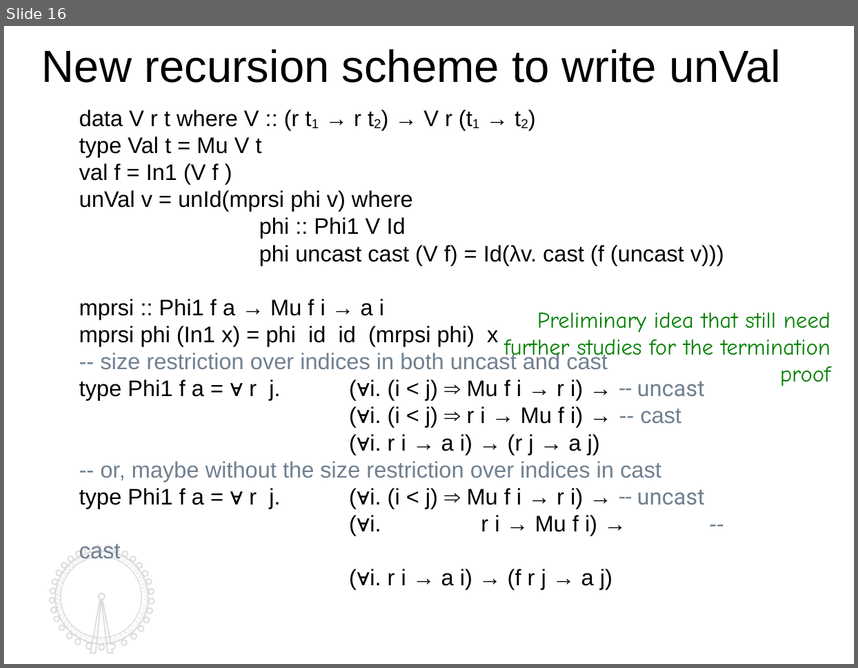
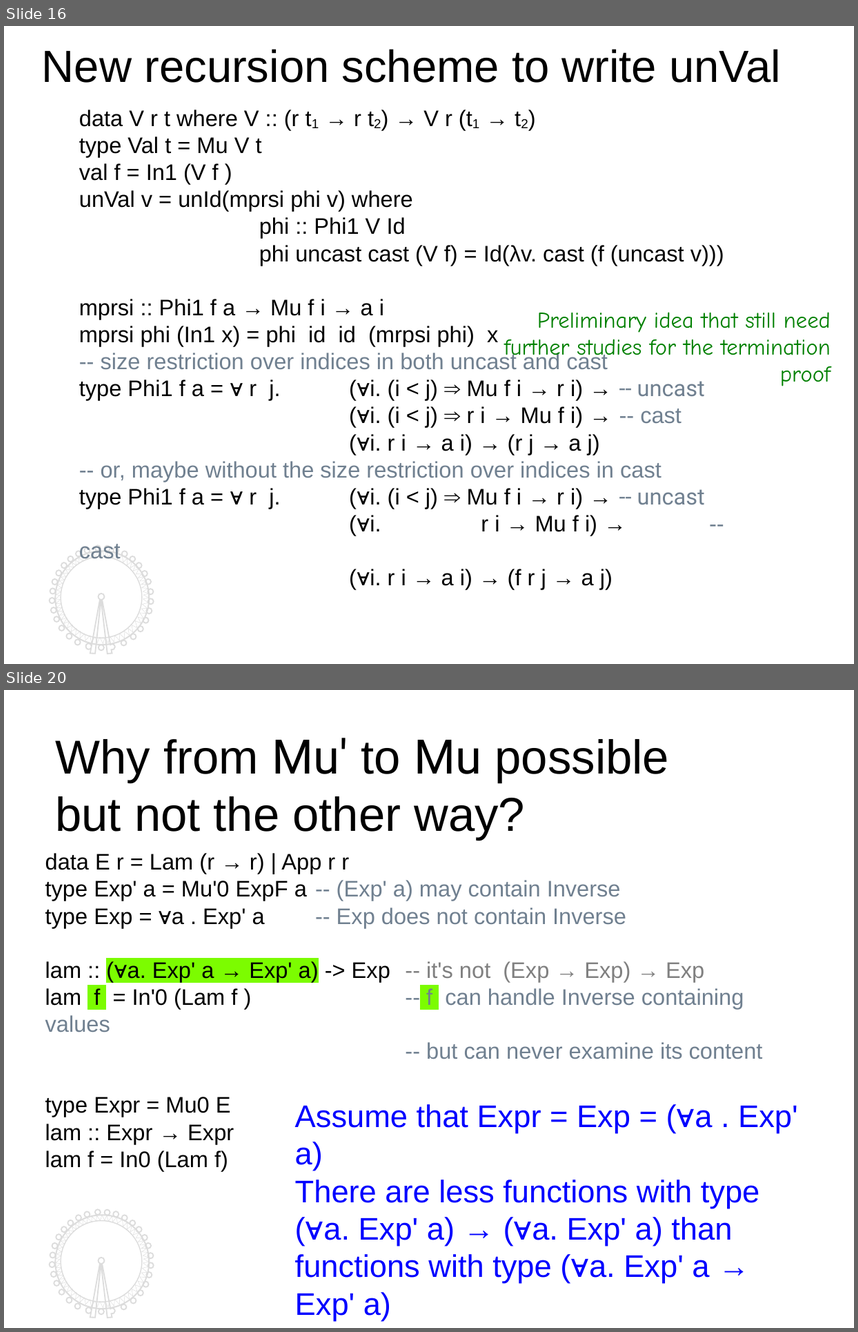
Before and after one commit to kyagrd/naxPapers, a slide deck: draft/TYPES13/ppt/myslide.odp. Shown one above the other, each under a label of ours: slide 16 before the commit, slides 16 and 20 after it; the slides between them are not shown. The pictures are 858x668 and 858x1332 pixels, drawn with LibreOffice and Linux fonts; fonts in the diff are those of the drawing. Boxes give left, top, right and bottom in pixels: in the first picture for what was removed or moved away, otherwise in the second. Text is boxed around its words. In the diff, an @@ line names an element or a change of style, - is before the commit and + after.

```diff
--- a/draft/TYPES13/ppt/myslide.odp
+++ b/draft/TYPES13/ppt/myslide.odp
@@ slide 20 added at [4, 690, 854, 1328], background #FFFFFF; not listed: 4 template elements that a slide beside it also shows @@
@@ text added at [55, 738, 670, 840], 38 pt, text #000000 @@
+Why from Mu' to Mu possible
+but not the other way?
@@ text added at [45, 853, 763, 1171], 18 pt, text #000000 @@
+data E r = Lam (r → r) | App r r
+type Exp' a = Mu'0 ExpF a -- (Exp' a) may contain Inverse
+type Exp = ∀a . Exp' a -- Exp does not contain Inverse
+lam :: (∀a. Exp' a → Exp' a) -> Exp -- it's not (Exp → Exp) → Exp
+lam f = In'0 (Lam f ) -- f can handle Inverse containing values
+-- but can never examine its content
+type Expr = Mu0 E
+lam :: Expr → Expr
+lam f = In0 (Lam f)
@@ text added at [295, 1104, 798, 1283], 25 pt, text #0000FF @@
+Assume that Expr = Exp = (∀a . Exp' a)
+There are less functions with type
+(∀a. Exp' a) → (∀a. Exp' a) than
+functions with type (∀a. Exp' a → Exp' a)
@@ slide 16 changed as well @@
@@ outline redrawn in 3 elements at [49, 546, 154, 654], [55, 551, 148, 644], [55, 551, 149, 645] @@
```
Also in this commit, not shown: 16 other slides changed, 3 other slides added.
